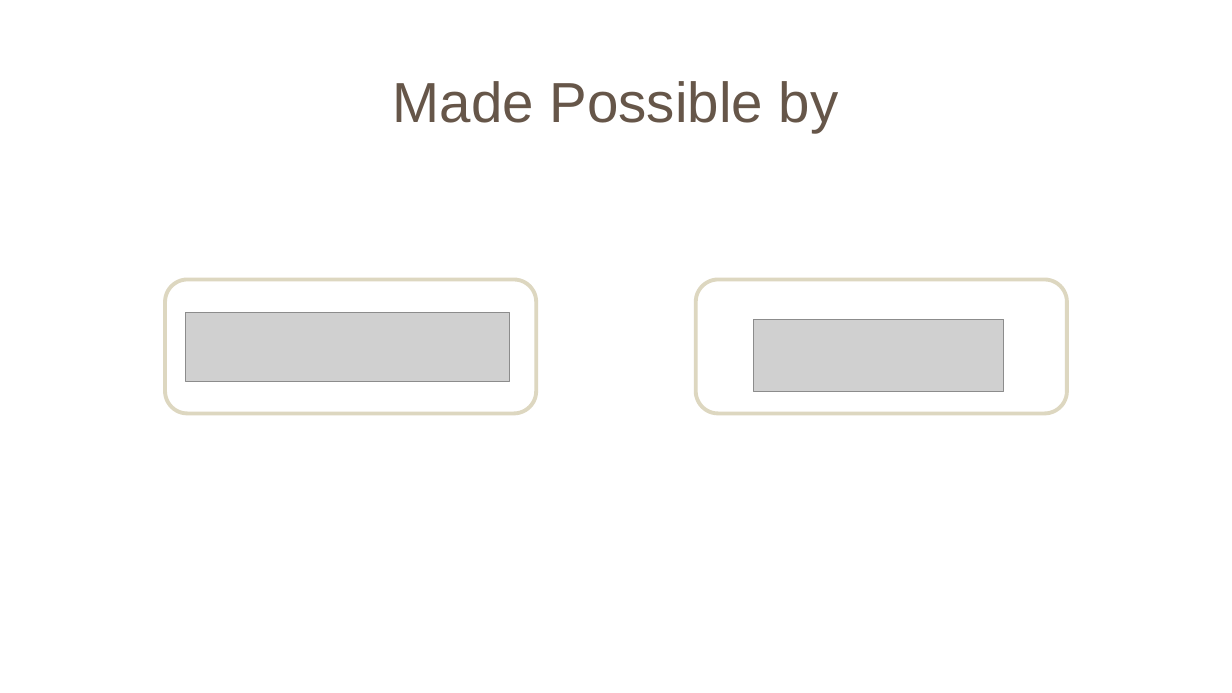
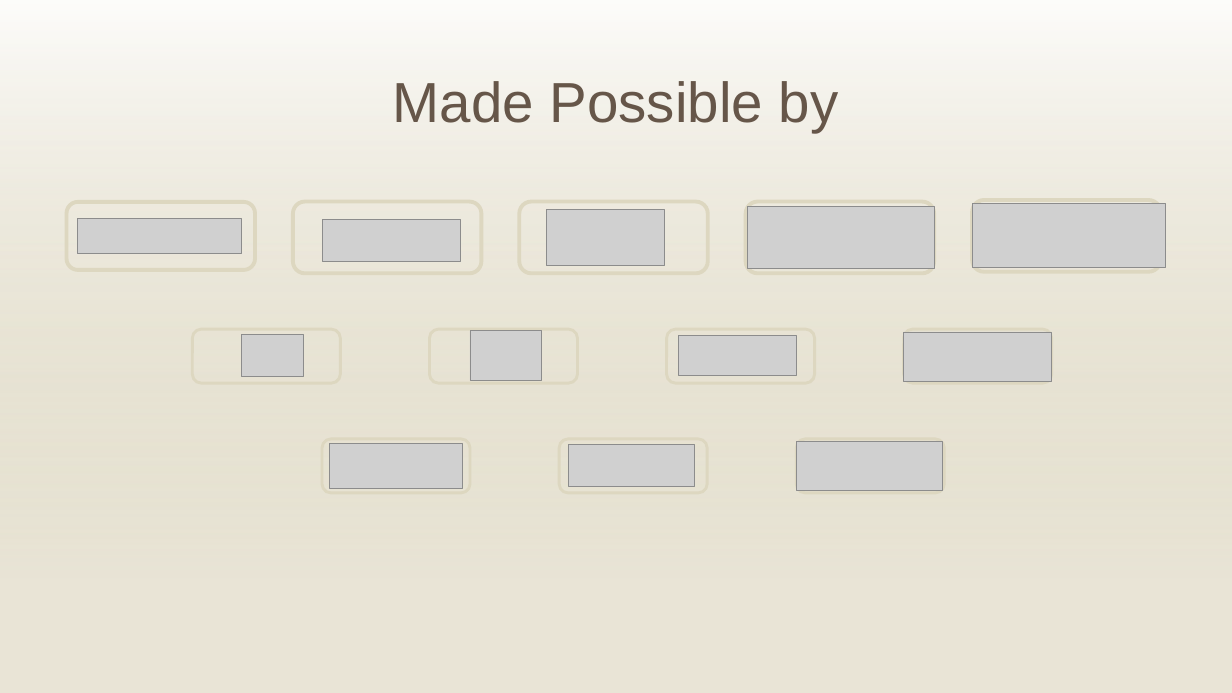
Before and after one commit to GlobalAICommunity/AgentCon, a slide deck: slide 2 of branding/wave-3/Oslo/AgentCon Template.pptx. Drawn at 1232x693 pixels with LibreOffice and Linux fonts; fonts in the diff are those of the drawing; grey boxes stand for pictures; background and template pictures are left out. Boxes give left, top, right and bottom in pixels: in the first picture for what was removed or moved away, otherwise in the second. Text is boxed around its words. In the diff, an @@ line names an element or a change of style, - is before the commit and + after.

```diff
--- a/branding/wave-3/Oslo/AgentCon Template.pptx
+++ b/branding/wave-3/Oslo/AgentCon Template.pptx
@@ rectangle added at (x1=0, y1=0, x2=1232, y2=693), fill gradient #FFFFFF to #C3B890 @@
@@ rounded rectangle resized from (x1=165, y1=280, x2=537, y2=414) to (x1=67, y1=202, x2=255, y2=271) @@
@@ rounded rectangle resized from (x1=696, y1=280, x2=1067, y2=414) to (x1=293, y1=201, x2=482, y2=274) @@
@@ rounded rectangle added at (x1=519, y1=201, x2=708, y2=274), outline #DDD7C0 3 pt @@
@@ rounded rectangle added at (x1=746, y1=201, x2=934, y2=274), outline #DDD7C0 3 pt @@
@@ picture added at (x1=748, y1=206, x2=934, y2=268) @@
@@ rounded rectangle added at (x1=972, y1=201, x2=1161, y2=273), outline #DDD7C0 3 pt @@
@@ picture added at (x1=972, y1=203, x2=1165, y2=268) @@
@@ picture resized from (x1=186, y1=312, x2=510, y2=382) to (x1=77, y1=219, x2=241, y2=254) @@
@@ picture resized from (x1=753, y1=319, x2=1005, y2=392) to (x1=323, y1=219, x2=461, y2=262) @@
@@ picture added at (x1=547, y1=210, x2=665, y2=266) @@
@@ rounded rectangle added at (x1=192, y1=329, x2=340, y2=383), outline #DDD7C0 2.25 pt @@
@@ rounded rectangle added at (x1=430, y1=329, x2=578, y2=383), outline #DDD7C0 2.25 pt @@
@@ rounded rectangle added at (x1=666, y1=329, x2=814, y2=383), outline #DDD7C0 2.25 pt @@
@@ rounded rectangle added at (x1=904, y1=329, x2=1052, y2=383), outline #DDD7C0 2.25 pt @@
@@ picture added at (x1=241, y1=335, x2=303, y2=376) @@
@@ picture added at (x1=470, y1=331, x2=542, y2=381) @@
@@ picture added at (x1=679, y1=336, x2=797, y2=375) @@
@@ picture added at (x1=904, y1=332, x2=1052, y2=381) @@
@@ rounded rectangle added at (x1=323, y1=439, x2=470, y2=493), outline #DDD7C0 2.25 pt @@
@@ picture added at (x1=330, y1=444, x2=463, y2=488) @@
@@ rounded rectangle added at (x1=559, y1=439, x2=707, y2=493), outline #DDD7C0 2.25 pt @@
@@ picture added at (x1=569, y1=445, x2=695, y2=486) @@
@@ rounded rectangle added at (x1=797, y1=439, x2=945, y2=493), outline #DDD7C0 2.25 pt @@
@@ picture added at (x1=797, y1=442, x2=943, y2=491) @@
```
Also in this commit, not shown: 2 other slides changed, 5 slides added, 2 other files.
